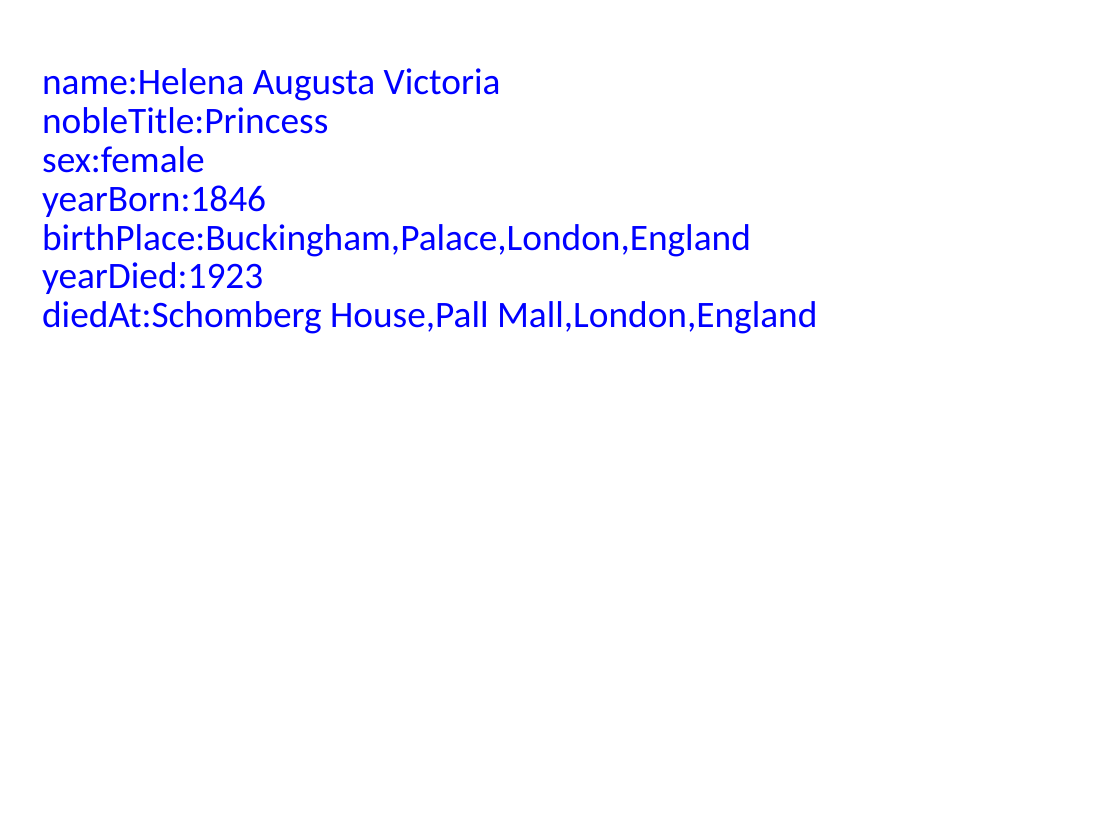
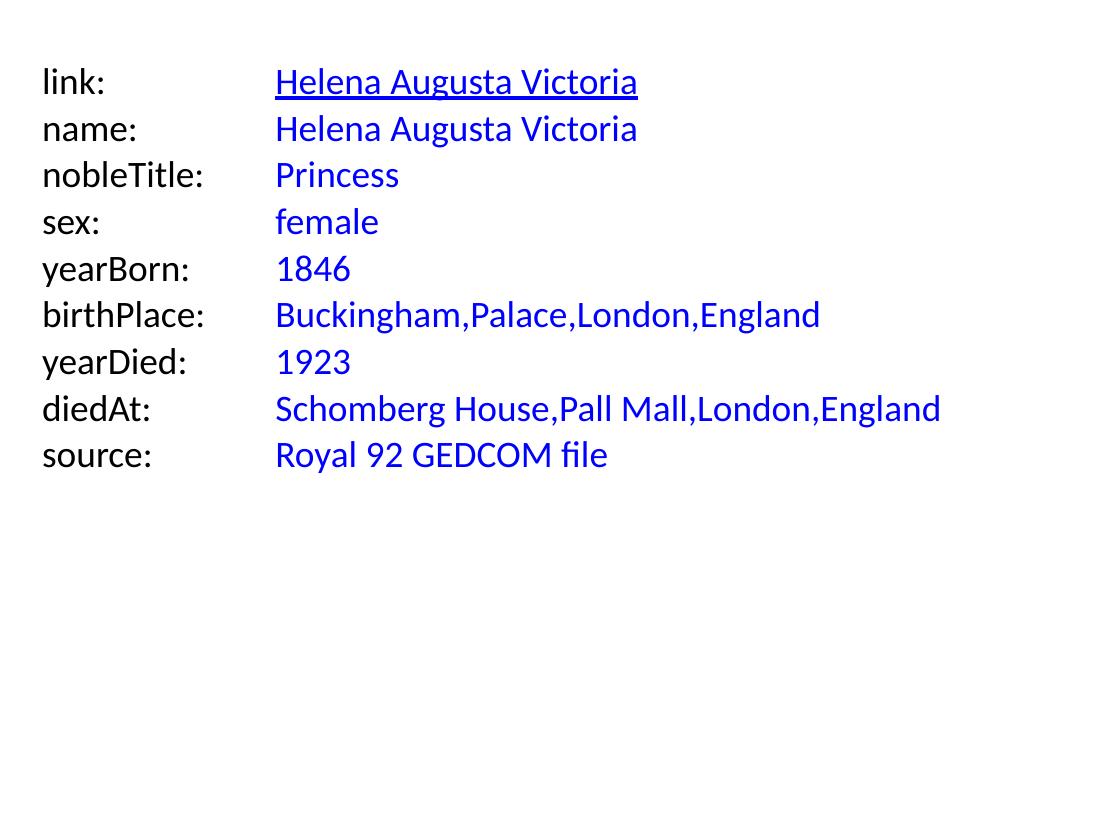
Before and after one commit to BITPlan/com.bitplan.simplegraph, a slide deck: slide 6 of QueenVictoria.pptx. Drawn at 1120x840 pixels with LibreOffice and Linux fonts; fonts in the diff are those of the drawing. Boxes give left, top, right and bottom in pixels: in the first picture for what was removed or moved away, otherwise in the second. Text is boxed around its words. In the diff, an @@ line names an element or a change of style, - is before the commit and + after.

```diff
--- a/QueenVictoria.pptx
+++ b/QueenVictoria.pptx
@@ text added at <box>42,68,106,95</box>, 24 pt, text #000000 @@
+link:
@@ text at <box>275,68,638,101</box>: text changed @@
-name:Helena Augusta Victoria
+Helena Augusta Victoria
@@ text added at <box>275,115,638,148</box>, 24 pt, text #0000FF @@
+Helena Augusta Victoria
@@ text added at <box>42,123,138,142</box>, 24 pt, text #000000 @@
+name:
@@ text added at <box>42,161,204,188</box>, 24 pt, text #000000 @@
+nobleTitle:
@@ text at <box>275,161,399,188</box>: text changed @@
-nobleTitle:Princess
+Princess
@@ text at <box>275,208,379,235</box>: text changed @@
-sex:female
+female
@@ text added at <box>42,216,101,235</box>, 24 pt, text #000000 @@
+sex:
@@ text added at <box>42,257,190,287</box>, 24 pt, text #000000 @@
+yearBorn:
@@ text at <box>275,255,351,282</box>: text changed @@
-yearBorn:1846
+1846
@@ text added at <box>42,301,205,328</box>, 24 pt, text #000000 @@
+birthPlace:
@@ text at <box>275,301,821,334</box>: text changed @@
-birthPlace:Buckingham,Palace,London,England
+Buckingham,Palace,London,England
@@ text added at <box>42,348,187,380</box>, 24 pt, text #000000 @@
+yearDied:
@@ text at <box>275,349,351,375</box>: text changed @@
-yearDied:1923
+1923
@@ text added at <box>42,395,151,422</box>, 24 pt, text #000000 @@
+diedAt:
@@ text at <box>275,395,941,428</box>: text changed @@
-diedAt:Schomberg House,Pall Mall,London,England
+Schomberg House,Pall Mall,London,England
@@ text added at <box>42,449,153,468</box>, 24 pt, text #000000 @@
+source:
@@ text added at <box>275,441,608,473</box>, 24 pt, text #0000FF @@
+Royal 92 GEDCOM file
```
Also in this commit, not shown: 9 other slides changed, 15 other files.
